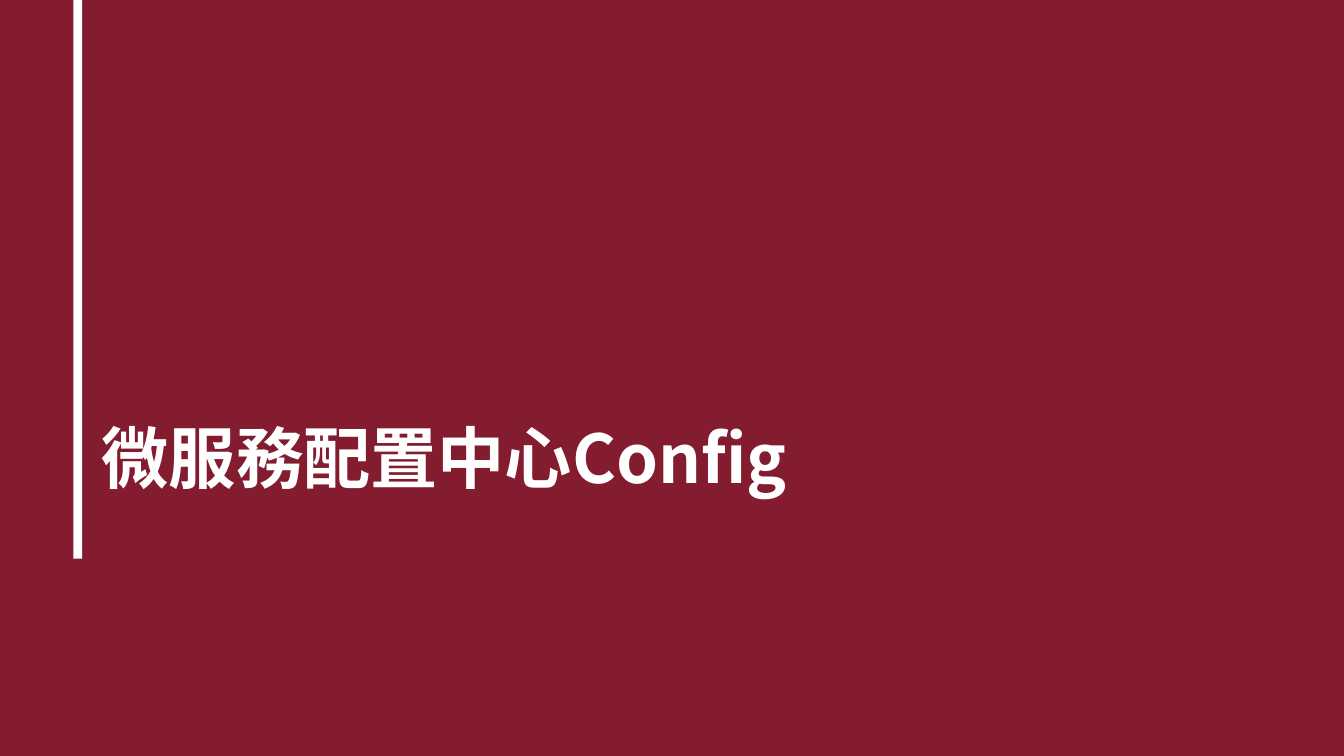
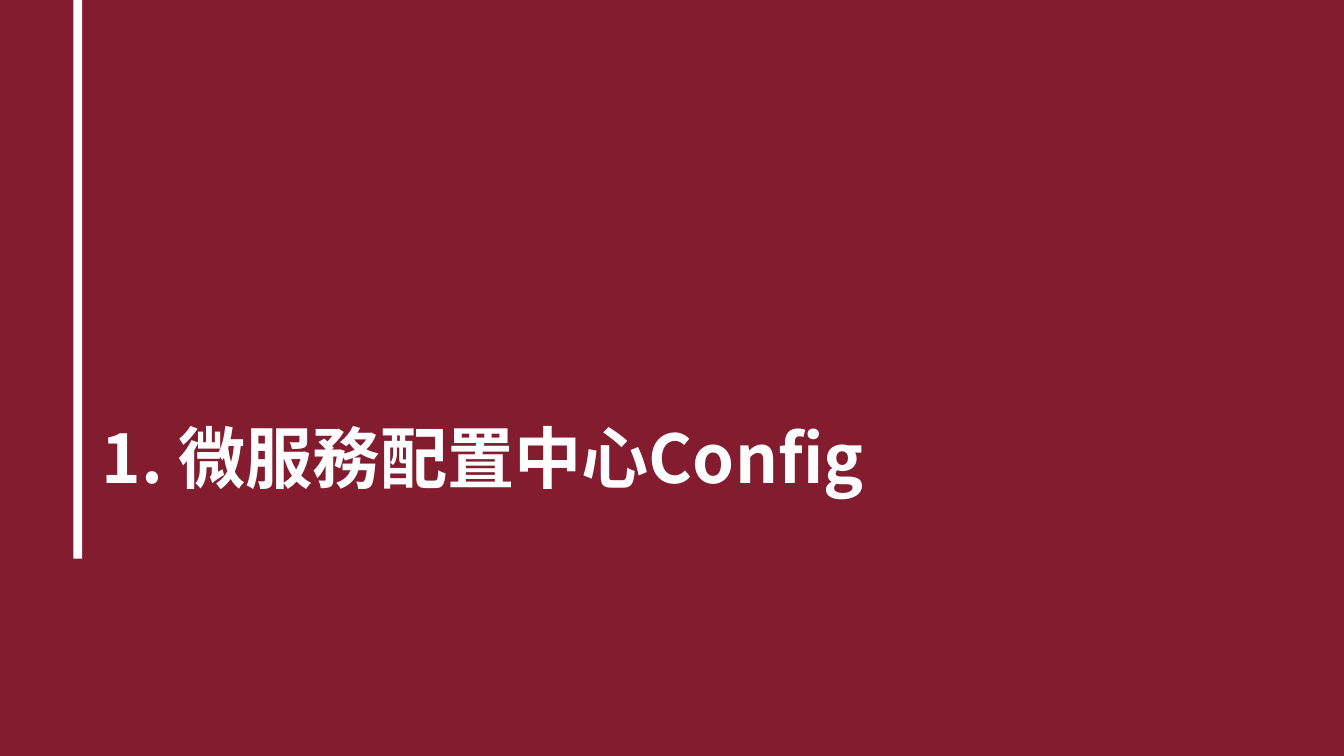
Before and after one commit to xiauchen/4__ConfigAndConsul, a slide deck: slide 3 of 空白PPT.pptx. Drawn at 1344x756 pixels with LibreOffice and Linux fonts; fonts in the diff are those of the drawing; background and template pictures are left out. Boxes give left, top, right and bottom in pixels: in the first picture for what was removed or moved away, otherwise in the second. Text is boxed around its words. In the diff, an @@ line names an element or a change of style, - is before the commit and + after.

```diff
--- a/空白PPT.pptx
+++ b/空白PPT.pptx
@@ title at (102, 426, 864, 499): text changed @@
-微服務配置中心Config
+1. 微服務配置中心Config
```
Also in this commit, not shown: 16 other slides changed, 5 slides added.
